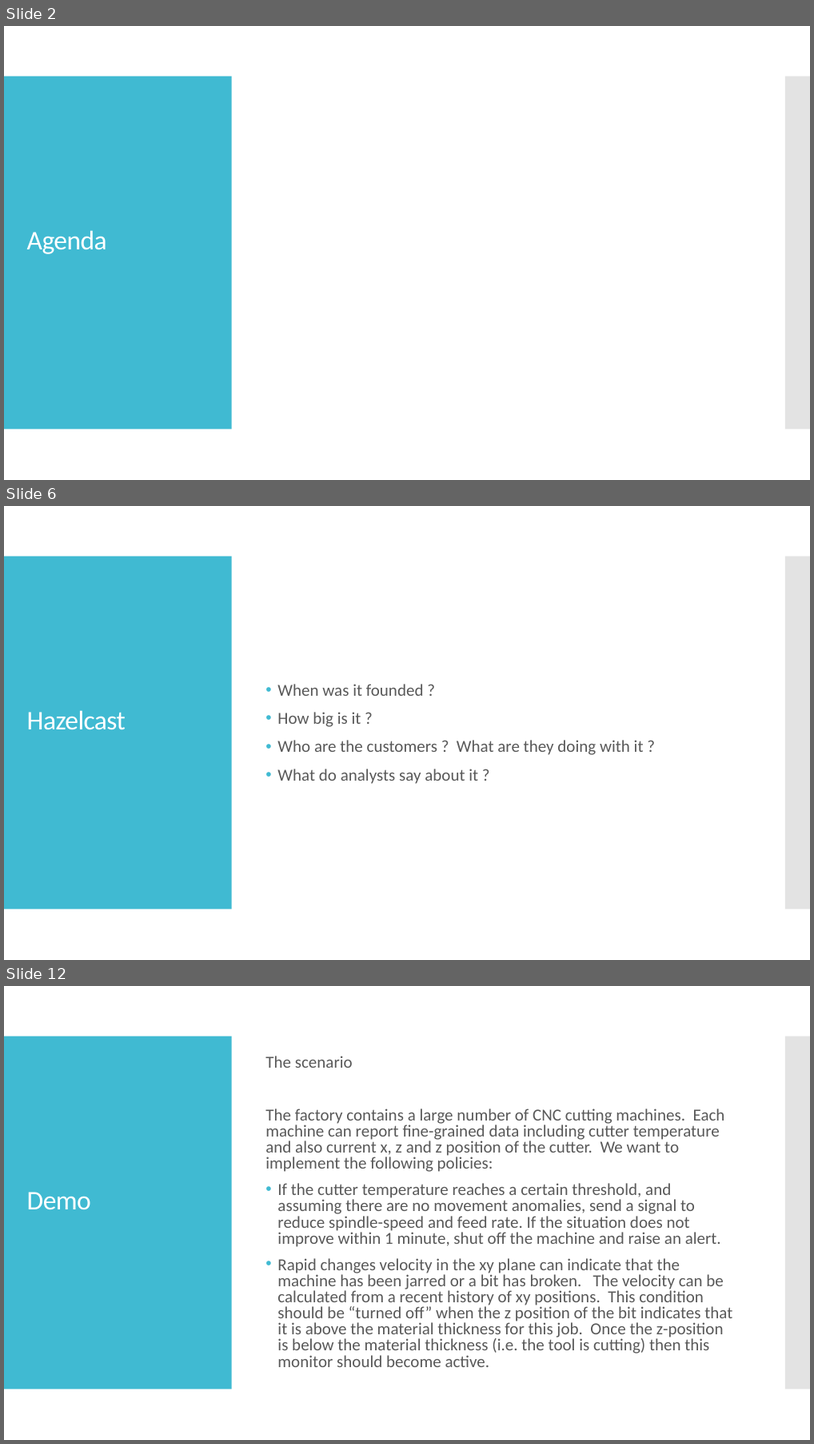
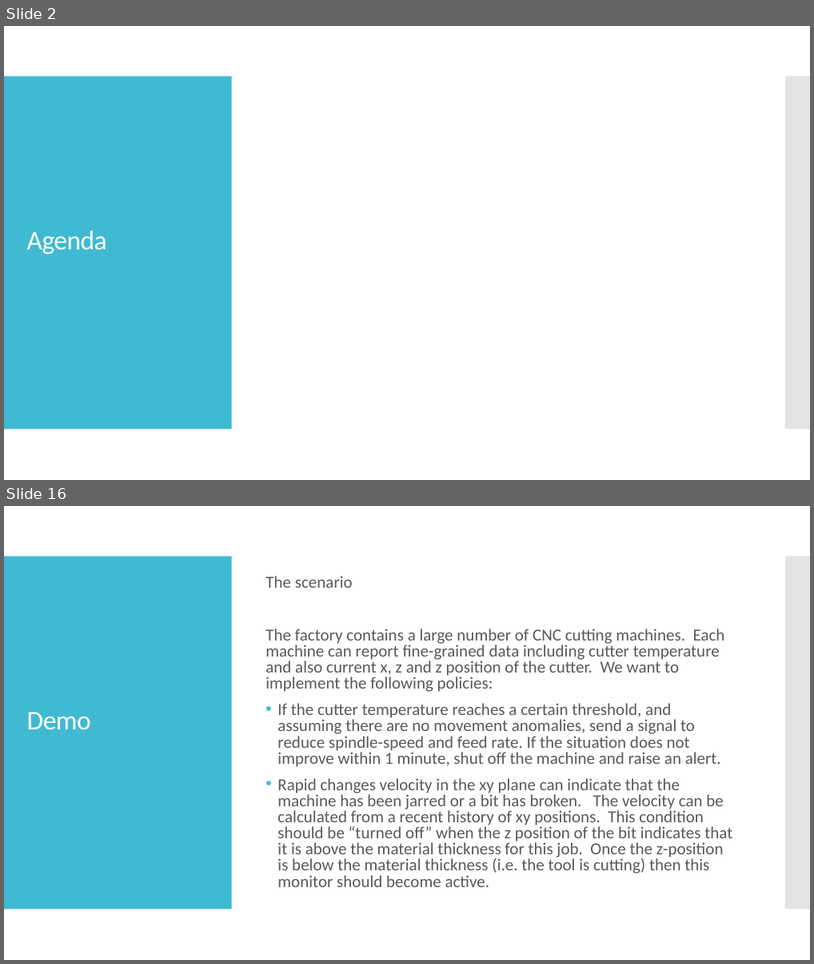
Before and after one commit to wrmay/hazelcast-monitoring-and-control-demo, a slide deck: Solution Overview.pptx. Shown one above the other, each under a label of ours: slides 2, 6 and 12 before the commit, slides 2 and 16 after it; the slides between them are not shown. The pictures are 814x1444 and 814x964 pixels, drawn with LibreOffice and Linux fonts; fonts in the diff are those of the drawing. Boxes give left, top, right and bottom in pixels: in the first picture for what was removed or moved away, otherwise in the second. Text is boxed around its words. In the diff, an @@ line names an element or a change of style, - is before the commit and + after.

```diff
--- a/Solution Overview.pptx
+++ b/Solution Overview.pptx
@@ slide 6 removed at <box>4,506,810,960</box>, background #FFFFFF; not listed: 2 template elements that a slide beside it also shows @@
@@ text removed at <box>278,684,644,784</box> @@
-• When was it founded ?
-• How big is it ?
-• Who are the customers ? What are they doing with it ?
-• What do analysts say about it ?
@@ title removed at <box>27,710,126,730</box> @@
-Hazelcast
@@ what was slide 12 is now slide 16 @@
```
Also in this commit, not shown: 5 slides changed, 8 slides added, 3 other slides removed, 9 other files.
